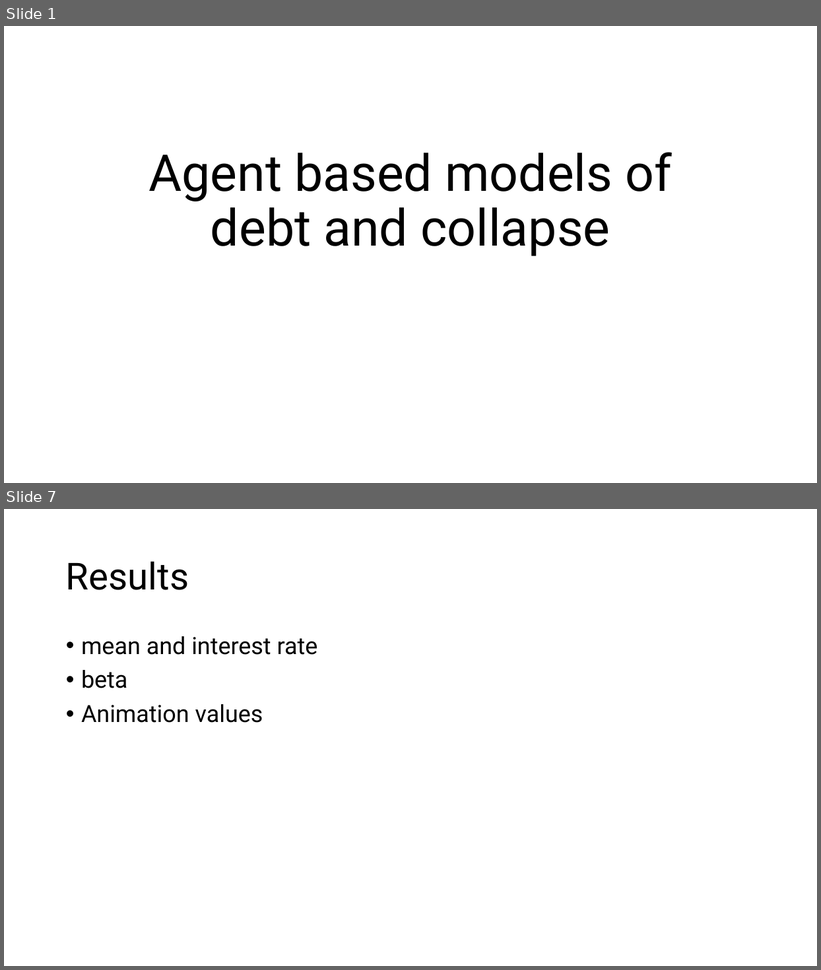
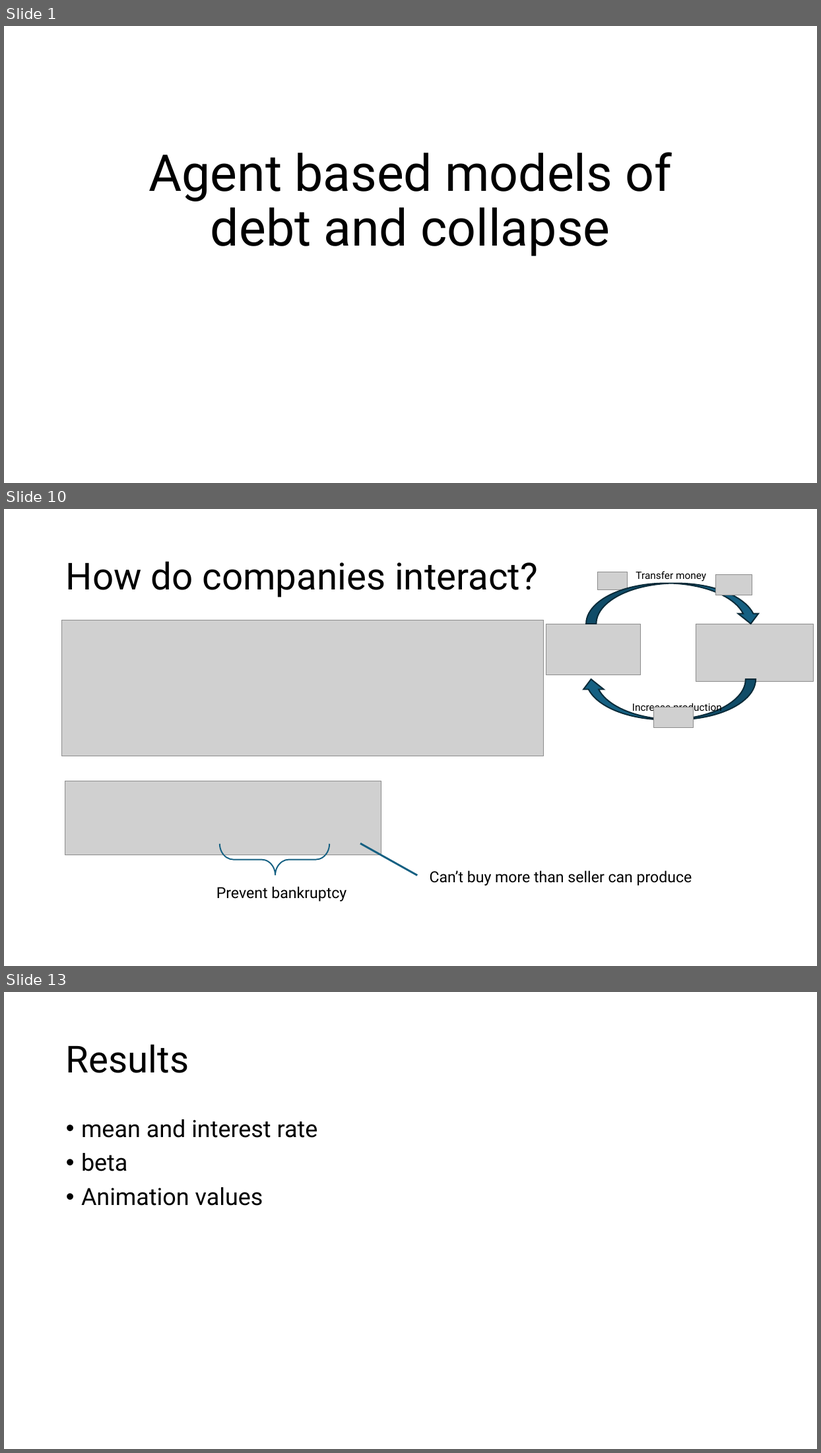
Before and after one commit to 2BeAsh/masters_project, a slide deck: Agent based models of debt and collapse.pptx. Shown one above the other, each under a label of ours: slides 1 and 7 before the commit, slides 1, 10 and 13 after it; the slides between them are not shown. The pictures are 821x970 and 821x1453 pixels, drawn with LibreOffice and Linux fonts; fonts in the diff are those of the drawing; grey boxes stand for pictures. Boxes give left, top, right and bottom in pixels: in the first picture for what was removed or moved away, otherwise in the second. Text is boxed around its words. In the diff, an @@ line names an element or a change of style, - is before the commit and + after.

```diff
--- a/Agent based models of debt and collapse.pptx
+++ b/Agent based models of debt and collapse.pptx
@@ slide 10 added at (4,509,817,966), background #FFFFFF @@
@@ title added at (66,561,538,597), 44 pt, text #000000 @@
+How do companies interact?
@@ picture added at (62,620,544,756) @@
@@ group added at (547,571,814,728): 5 pictures, 2 texts, 2 curved down arrows @@
+Transfer money
+Increase production
@@ picture added at (65,782,381,855) @@
@@ right brace added at (220,844,330,875), outline #156082 1.5 pt @@
@@ line added from (360, 844) to (418, 875), #156082 2.25 pt @@
@@ text added at (430,871,692,886), 18 pt, text #000000 @@
+Can’t buy more than seller can produce
@@ text added at (217,887,347,902), 18 pt, text #000000 @@
+Prevent bankruptcy
@@ what was slide 7 is now slide 13 @@
```
Also in this commit, not shown: 3 slides changed, 9 other slides added, 3 slides removed.
